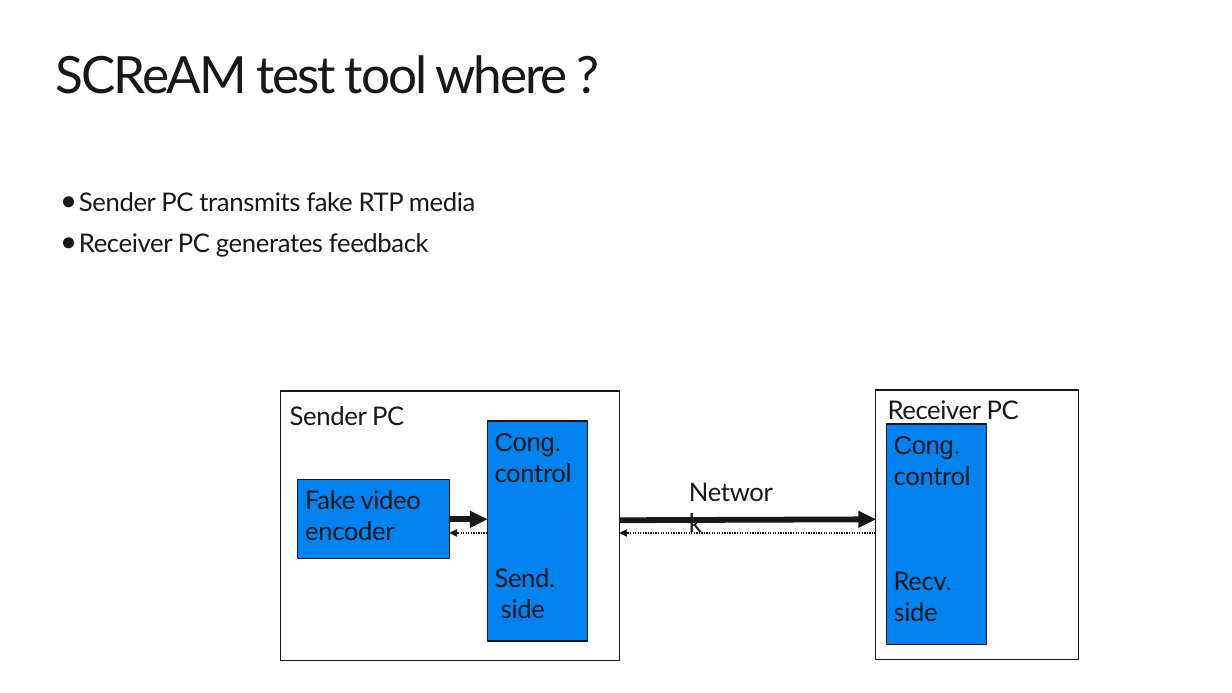
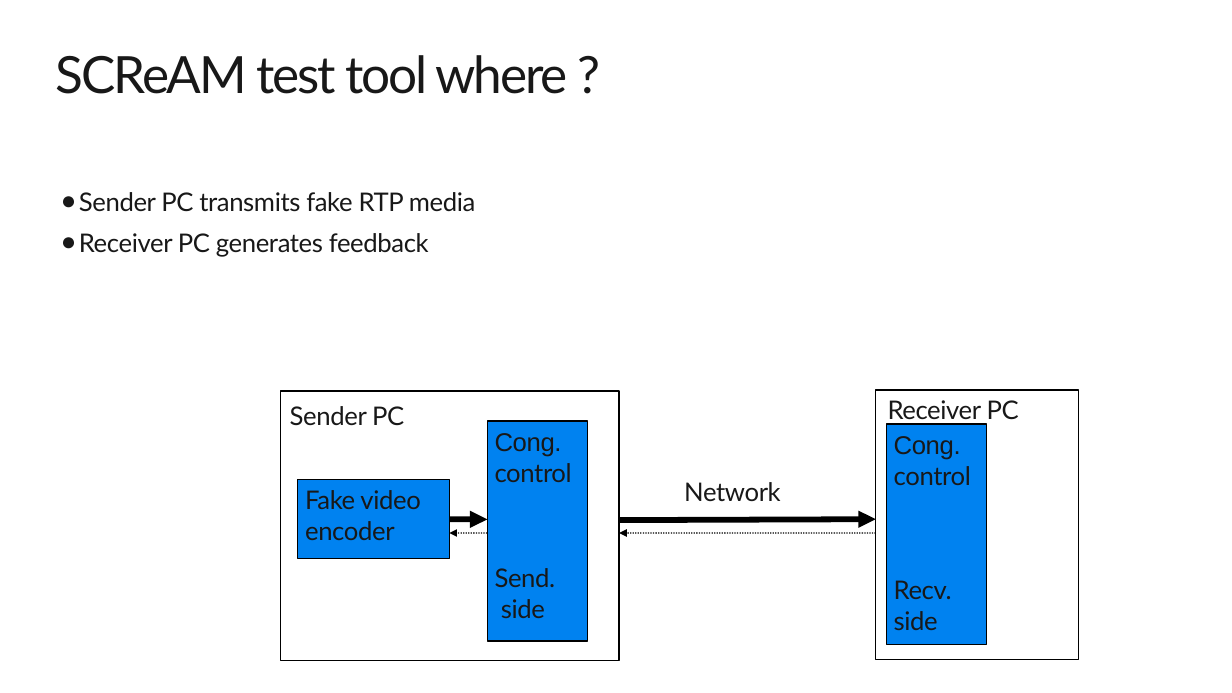
Before and after one commit to 5G-VCA-CC/scream, a slide deck: slide 4 of SCReAM-BW-test-tool.pptx. Drawn at 1232x693 pixels with LibreOffice and Linux fonts; fonts in the diff are those of the drawing; background and template pictures are left out. Boxes give left, top, right and bottom in pixels: in the first picture for what was removed or moved away, otherwise in the second. Text is boxed around its words. In the diff, an @@ line names an element or a change of style, - is before the commit and + after.

```diff
--- a/SCReAM-BW-test-tool.pptx
+++ b/SCReAM-BW-test-tool.pptx
@@ outline #181818 1 pt to #000000 0.99 pt in 5 elements at (x1=487, y1=421, x2=587, y2=641), (x1=886, y1=424, x2=986, y2=644), (x1=298, y1=480, x2=449, y2=558), (x1=281, y1=391, x2=619, y2=660), (x1=876, y1=390, x2=1079, y2=659) @@
@@ text "Network" rewrapped from (x1=680, y1=471, x2=794, y2=512) to (x1=684, y1=482, x2=781, y2=501) @@
@@ arrow removed from (449, 519) to (487, 519) @@
@@ arrow removed from (487, 533) to (449, 533) @@
@@ freeform shape added at (x1=449, y1=519, x2=487, y2=519), fill #0082F0, outline #000000 4.51 pt @@
@@ freeform shape added at (x1=449, y1=533, x2=487, y2=533), fill #0082F0, outline #000000 0.99 pt dashed @@
@@ arrow (876, 533) - (619, 533): stroke #181818 1 pt dashed to #000000 0.99 pt dashed @@
@@ arrow removed from (619, 520) to (876, 519) @@
@@ freeform shape added at (x1=619, y1=519, x2=876, y2=520), fill #0082F0, outline #000000 4.51 pt @@
```
Also in this commit, not shown: 12 other slides changed, 26 other files.
